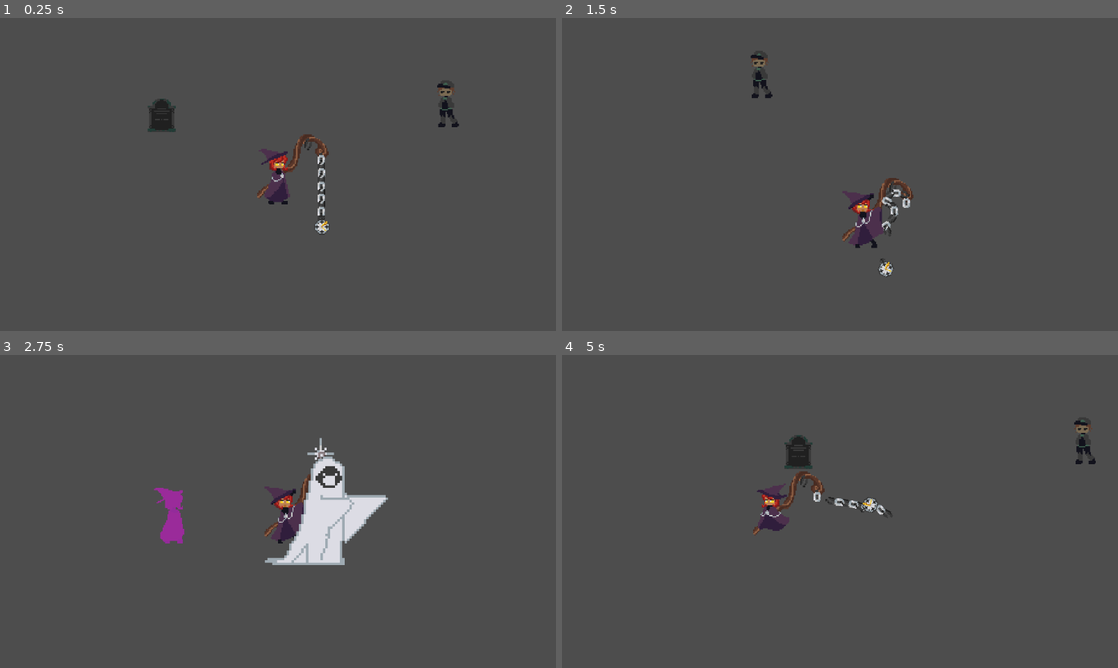
Above: before the commit, frames 1-4 (two rows, left to right).
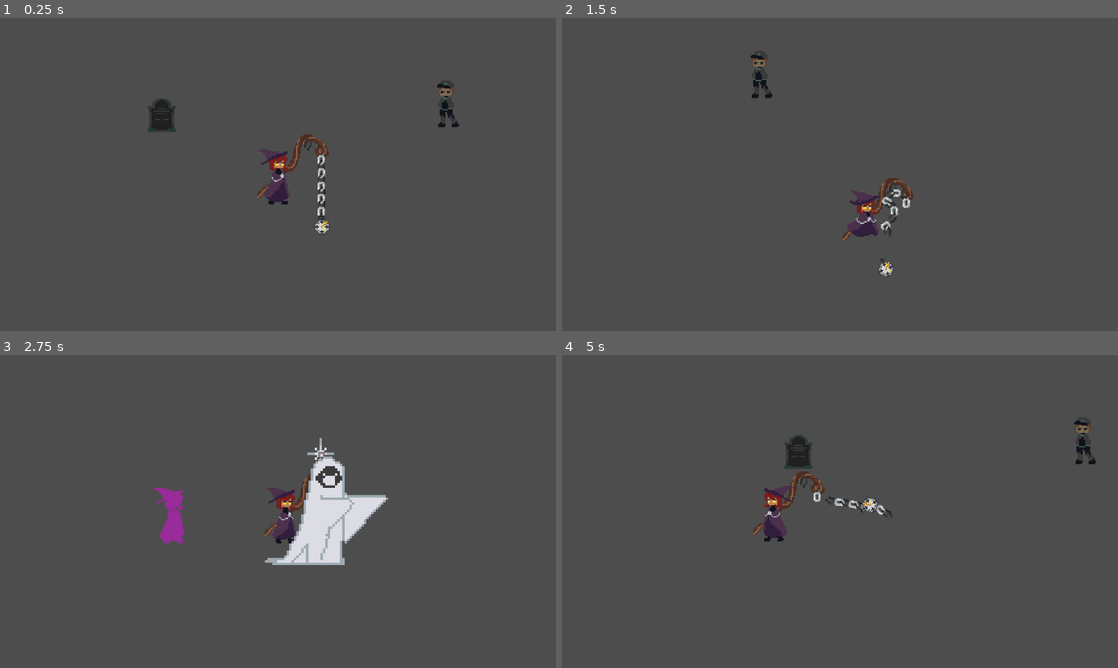
Above: after the commit, the same moments.

Repository: CplCanuck/mru-hacks-2025
Game: Godot game, scene res://Levels/aranoons_testing_grounds.tscn
The game is run twice, just before and just after one commit, with the same random seed, the same clock (stepped at 60 frames per second) and the same inputs. This scene is started directly instead of the project's main scene.
Inputs:
- Up to frame 1 (0.25 s): no input
- Up to frame 2 (1.5 s): tap Enter (ui_accept) at 0.5, 0.77 s; hold D (right) 0.53-1.28 s; hold Space (attack) 0.53-1.28 s; hold S (down) from 1.28 s (still down); tap Space (attack) at 1.35 s
- Up to frame 3 (2.75 s): tap Enter (ui_accept) at 1.52 s; release S (down) at 2.03 s; hold D (right) from 2.03 s (still down); hold Shift (dash) from 2.03 s (still down); tap Space (attack) at 2.3 s
- Up to frame 4 (5 s): release D (right) at 2.78 s; release Shift (dash) at 2.78 s; hold W (up) 2.78-3.53 s; tap E (interact) at 2.85 s; tap Enter (ui_accept) at 3.02, 3.77, 4.52 s; tap Space (attack) at 3.05, 4.35 s; hold Space (attack) 3.53-4.28 s; hold A (left) from 3.53 s (still down)

The runs differ from the first frame. In frame 1, less than 0.1% of the frame differs, in the area x 48-52%, y 43-49%; in frame 2, 0.7%, in the area x 50-58%, y 54-74%; in frame 3, 0.4%; in frame 4, 0.5%.

Commit message:
player aniamtion

Diff:
--- a/Levels/aranoons_testing_grounds.tscn
+++ b/Levels/aranoons_testing_grounds.tscn
@@ -3,7 +3,7 @@
 [ext_resource type="PackedScene" uid="uid://cs76p0dh2b4l" path="res://Scenes/player.tscn" id="1_b73jx"]
 [ext_resource type="PackedScene" uid="uid://m50tlqmjxlga" path="res://Enemies/enemy_chain.tscn" id="2_g5725"]
 [ext_resource type="PackedScene" uid="uid://y5lm63ohq5yv" path="res://Enemies/base_enemy.tscn" id="3_pud8w"]
-[ext_resource type="PackedScene" uid="uid://vv7smke2nv0n" path="res://NPCs/npc.tscn" id="4_pud8w"]
+[ext_resource type="PackedScene" uid="uid://vv7smke2nv0n" path="res://NPCs/kidnpc.tscn" id="4_pud8w"]
 [ext_resource type="PackedScene" uid="uid://byjmdu6hnqlpd" path="res://Elements/Gravestone.tscn" id="5_qocsc"]
 [ext_resource type="PackedScene" uid="uid://bm3btevr6lisi" path="res://UI/DialogueBox.tscn" id="6_d1noo"]
 
@@ -21,7 +21,6 @@
 
 [node name="NPC" parent="." instance=ExtResource("4_pud8w")]
 position = Vector2(264, 19)
-level = 2
 
 [node name="Gravestone" parent="." instance=ExtResource("5_qocsc")]
 position = Vector2(28, 23)
--- a/NPCs/npc.tscn
+++ b/NPCs/kidnpc.tscn
@@ -1,7 +1,7 @@
 [gd_scene load_steps=12 format=3 uid="uid://vv7smke2nv0n"]
 
 [ext_resource type="PackedScene" uid="uid://143h4hrvonoa" path="res://Components/signpost_component.tscn" id="1_0ikh5"]
-[ext_resource type="Script" uid="uid://cuaf5f0ixmw56" path="res://NPCs/npc.gd" id="1_k7mck"]
+[ext_resource type="Script" uid="uid://cuaf5f0ixmw56" path="res://NPCs/kidnpc.gd" id="1_k7mck"]
 [ext_resource type="Texture2D" uid="uid://c40oaml71gc5j" path="res://Assets/kid.png" id="1_vxakg"]
 
 [sub_resource type="AtlasTexture" id="AtlasTexture_k7mck"]
--- /dev/null
+++ b/NPCs/senior_npc_tp.tscn
@@ -0,0 +1,30 @@
+[gd_scene load_steps=6 format=3 uid="uid://csfximkpnymc4"]
+
+[ext_resource type="Script" uid="uid://cuaf5f0ixmw56" path="res://NPCs/kidnpc.gd" id="1_vc2jj"]
+[ext_resource type="PackedScene" uid="uid://143h4hrvonoa" path="res://Components/signpost_component.tscn" id="2_0vomo"]
+
+[sub_resource type="SpriteFrames" id="SpriteFrames_lpwpu"]
+
+[sub_resource type="RectangleShape2D" id="RectangleShape2D_vxakg"]
+size = Vector2(51, 38)
+
+[sub_resource type="CapsuleShape2D" id="CapsuleShape2D_k7mck"]
+radius = 9.0
+
+[node name="SeniorNPC_TP" type="CharacterBody2D"]
+script = ExtResource("1_vc2jj")
+text = "I'm Billy Boi! My father, Billy Bob Senior told me witches are evil but I guess he was wrong! I hope you find your friend!
+"
+
+[node name="AnimatedSprite2D" type="AnimatedSprite2D" parent="."]
+sprite_frames = SubResource("SpriteFrames_lpwpu")
+
+[node name="SignpostComponent" parent="." instance=ExtResource("2_0vomo")]
+
+[node name="CollisionShape2D" type="CollisionShape2D" parent="SignpostComponent"]
+position = Vector2(-3.5, -4)
+shape = SubResource("RectangleShape2D_vxakg")
+
+[node name="Hitbox" type="CollisionShape2D" parent="."]
+position = Vector2(-1, -2)
+shape = SubResource("CapsuleShape2D_k7mck")
--- a/Scenes/player.gd
+++ b/Scenes/player.gd
@@ -47,9 +47,13 @@
 		velocity.y = move_toward(velocity.y, 0, SPEED)
 
 	# Attacking
-	if Input.is_action_pressed("attack"):
-		attacking = true
-		attack_timer.start(ATTACK_TIME)
+	if Input.is_action_just_pressed("attack"):
+		if direction.x < 0:
+			$AnimationPlayer.play("AttackLeft")
+		else:
+			$AnimationPlayer.play("AttackRight")
+		#attacking = true
+		#attack_timer.start(ATTACK_TIME)
 
 	# Dash
 	if Input.is_action_just_pressed("dash"):
@@ -91,14 +95,14 @@
 		dash_shadow.visible = dashing
 
 
+#
+#func end_attack() -> void:
+	#print("end_attack")
+	#attacking = false
 
-func end_attack() -> void:
-	print("end_attack")
-	attacking = false
-
-
-func _on_attack_timer_timeout() -> void:
-	end_attack()
+#
+#func _on_attack_timer_timeout() -> void:
+	#end_attack()
 
 
 func _on_dash_timer_timeout() -> void:
@@ -106,3 +110,12 @@
 	dash_shadow.visible = false
 	dash_shadow.modulate.a8 = dash_opacity
 	pass # Replace with function body.
+
+
+func _on_animated_sprite_2d_animation_finished():
+	if $AnimatedSprite2D.animation == "attack":
+		if $AnimatedSprite2D.flip_h == true:
+			$AnimationPlayer.play("IdleLeft")
+		else:
+			$AnimationPlayer.play("IdleRight")
+	pass # Replace with function body.
--- a/Scenes/player.tscn
+++ b/Scenes/player.tscn
@@ -79,7 +79,7 @@
 "duration": 1.0,
 "texture": SubResource("AtlasTexture_tx1dd")
 }],
-"loop": true,
+"loop": false,
 "name": &"attack",
 "speed": 10.0
 }, {
@@ -553,7 +553,7 @@
 
 [node name="AnimatedSprite2D" type="AnimatedSprite2D" parent="."]
 sprite_frames = SubResource("SpriteFrames_fs7ks")
-animation = &"walk"
+animation = &"attack"
 
 [node name="AnimationPlayer" type="AnimationPlayer" parent="."]
 libraries = {
@@ -622,5 +622,6 @@
 collide_with_areas = true
 collide_with_bodies = false
 
+[connection signal="animation_finished" from="AnimatedSprite2D" to="." method="_on_animated_sprite_2d_animation_finished"]
 [connection signal="timeout" from="AttackTimer" to="." method="_on_attack_timer_timeout"]
 [connection signal="timeout" from="DashTimer" to="." method="_on_dash_timer_timeout"]
Binary file changed: Assets/witch.png
Renamed: NPCs/npc.gd -> NPCs/kidnpc.gd
Renamed: NPCs/npc.gd.uid -> NPCs/kidnpc.gd.uid
